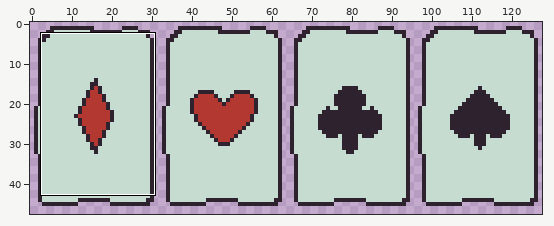
Edited in one commit: pixel-art file (art/bare_cards.aseprite). Above, an overview of the earlier version with the close-up marked.
Close-up. First the earlier version:
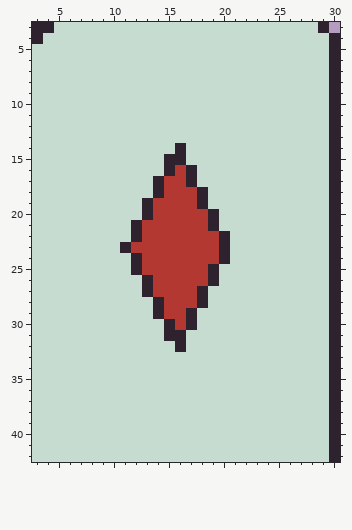
128x48 pixels, 1 frame. Shown: x 3..30, y 3..42.
The result:
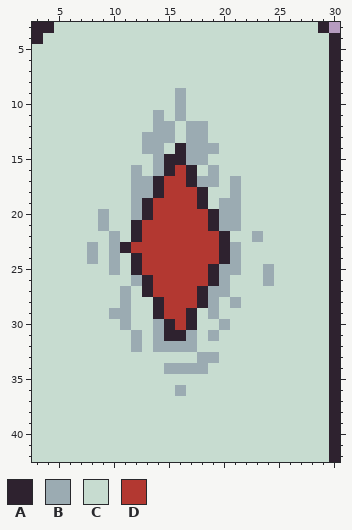
Palette (. is transparent): A #2e222f  B #9babb2  C #c7dcd0  D #b33831
Change:
layer "Layer 2" added
--- layer "Layer 2"
@@ x 3..30 @@
  8 CCCCCCCCCCCCCCCCCCCCCCCCCCCA
- 9 CCCCCCCCCCCCCCCCCCCCCCCCCCCA
-10 CCCCCCCCCCCCCCCCCCCCCCCCCCCA
-11 CCCCCCCCCCCCCCCCCCCCCCCCCCCA
-12 CCCCCCCCCCCCCCCCCCCCCCCCCCCA
-13 CCCCCCCCCCCCCCCCCCCCCCCCCCCA
-14 CCCCCCCCCCCCCACCCCCCCCCCCCCA
-15 CCCCCCCCCCCCAACCCCCCCCCCCCCA
-16 CCCCCCCCCCCCADACCCCCCCCCCCCA
-17 CCCCCCCCCCCADDACCCCCCCCCCCCA
-18 CCCCCCCCCCCADDDACCCCCCCCCCCA
-19 CCCCCCCCCCADDDDACCCCCCCCCCCA
-20 CCCCCCCCCCADDDDDACCCCCCCCCCA
-21 CCCCCCCCCADDDDDDACCCCCCCCCCA
-22 CCCCCCCCCADDDDDDDACCCCCCCCCA
-23 CCCCCCCCADDDDDDDDACCCCCCCCCA
-24 CCCCCCCCCADDDDDDDACCCCCCCCCA
-25 CCCCCCCCCADDDDDDACCCCCCCCCCA
-26 CCCCCCCCCCADDDDDACCCCCCCCCCA
-27 CCCCCCCCCCADDDDACCCCCCCCCCCA
-28 CCCCCCCCCCCADDDACCCCCCCCCCCA
-29 CCCCCCCCCCCADDACCCCCCCCCCCCA
-30 CCCCCCCCCCCCADACCCCCCCCCCCCA
-31 CCCCCCCCCCCCAACCCCCCCCCCCCCA
-32 CCCCCCCCCCCCCACCCCCCCCCCCCCA
-33 CCCCCCCCCCCCCCCCCCCCCCCCCCCA
-34 CCCCCCCCCCCCCCCCCCCCCCCCCCCA
+ 9 CCCCCCCCCCCCCBCCCCCCCCCCCCCA
+10 CCCCCCCCCCCCCBCCCCCCCCCCCCCA
+11 CCCCCCCCCCCBCBCCCCCCCCCCCCCA
+12 CCCCCCCCCCCBBCBBCCCCCCCCCCCA
+13 CCCCCCCCCCBBBCBBCCCCCCCCCCCA
+14 CCCCCCCCCCBBCABBBCCCCCCCCCCA
+15 CCCCCCCCCCCBAABBCCCCCCCCCCCA
+16 CCCCCCCCCBCBADACBCCCCCCCCCCA
+17 CCCCCCCCCBBADDABBCBCCCCCCCCA
+18 CCCCCCCCCBBADDDACCBCCCCCCCCA
+19 CCCCCCCCCBADDDDACBBCCCCCCCCA
+20 CCCCCCBCCBADDDDDABBCCCCCCCCA
+21 CCCCCCBCCADDDDDDABBCCCCCCCCA
+22 CCCCCCCBCADDDDDDDACCBCCCCCCA
+23 CCCCCBCBADDDDDDDDABCCCCCCCCA
+24 CCCCCBCBCADDDDDDDABCCCCCCCCA
+25 CCCCCCCBCADDDDDDABBCCBCCCCCA
+26 CCCCCCCCCBADDDDDABCCCBCCCCCA
+27 CCCCCCCCBCADDDDABBCCCCCCCCCA
+28 CCCCCCCCBCCADDDABCBCCCCCCCCA
+29 CCCCCCCBBCCADDACBCCCCCCCCCCA
+30 CCCCCCCCBCCBADACCBCCCCCCCCCA
+31 CCCCCCCCCBCBAABCBCCCCCCCCCCA
+32 CCCCCCCCCBCBBBBCCCCCCCCCCCCA
+33 CCCCCCCCCCCCCCCBBCCCCCCCCCCA
+34 CCCCCCCCCCCCBBBBCCCCCCCCCCCA
 35 CCCCCCCCCCCCCCCCCCCCCCCCCCCA
-36 CCCCCCCCCCCCCCCCCCCCCCCCCCCA
+36 CCCCCCCCCCCCCBCCCCCCCCCCCCCA
 37 CCCCCCCCCCCCCCCCCCCCCCCCCCCA
Changed places in both close-ups, as pixel boxes (x1, y1, x2, y2):
changed: (87, 88, 274, 396)
